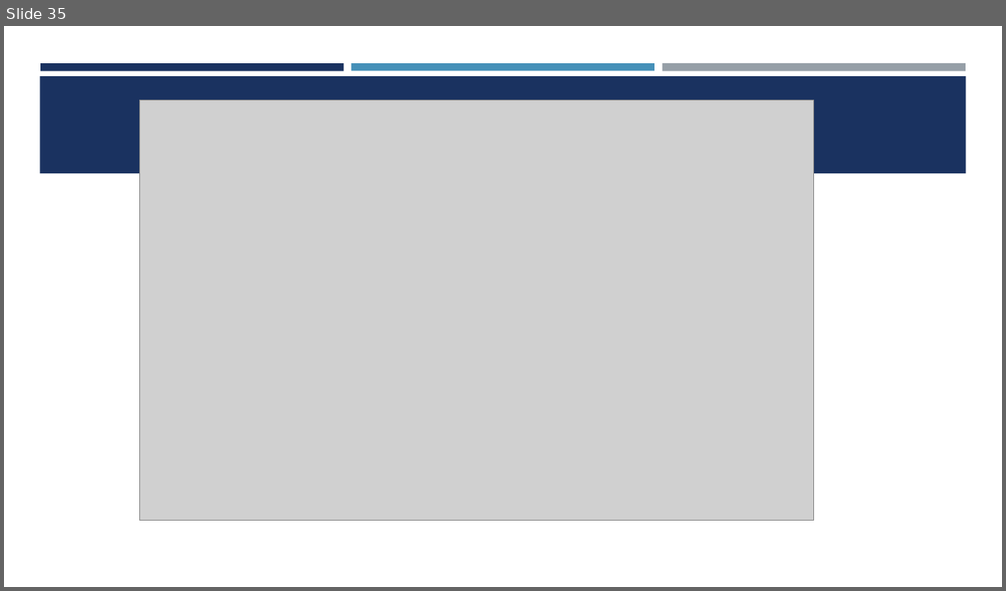
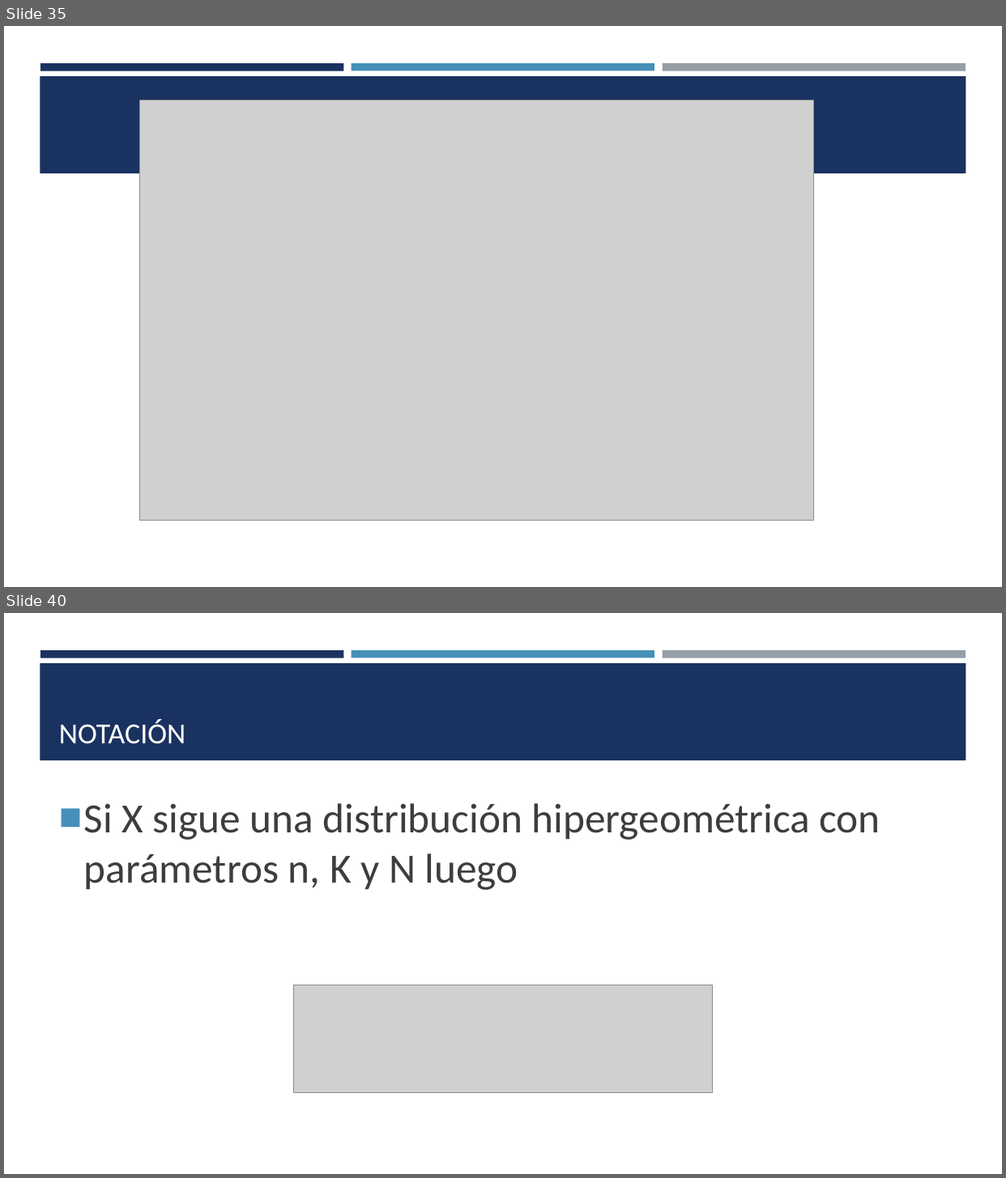
Before and after one commit to estadisticaITM/estadisticaITM.github.io, a slide deck: ITM_VAD_EBX.pptx. Shown one above the other, each under a label of ours: slide 35 before the commit, slides 35 and 40 after it; the slides between them are not shown. The pictures are 1006x591 and 1006x1178 pixels, drawn with LibreOffice and Linux fonts; fonts in the diff are those of the drawing; grey boxes stand for pictures. Boxes give left, top, right and bottom in pixels: in the first picture for what was removed or moved away, otherwise in the second. Text is boxed around its words. In the diff, an @@ line names an element or a change of style, - is before the commit and + after.

```diff
--- a/ITM_VAD_EBX.pptx
+++ b/ITM_VAD_EBX.pptx
@@ slide 40 added at (4,613,1002,1174), background #FFFFFF; not listed: 4 template elements that a slide beside it also shows @@
@@ title added at (59,719,185,744), 28 pt, text #FFFFFF @@
+NOTACIÓN
@@ text added at (84,803,880,890), 40 pt, text #3D3D3D @@
+■ Si X sigue una distribución hipergeométrica con parámetros n, K y N luego
@@ picture added at (294,985,713,1093) @@
```
Also in this commit, not shown: 34 other slides added, 15 other files.
